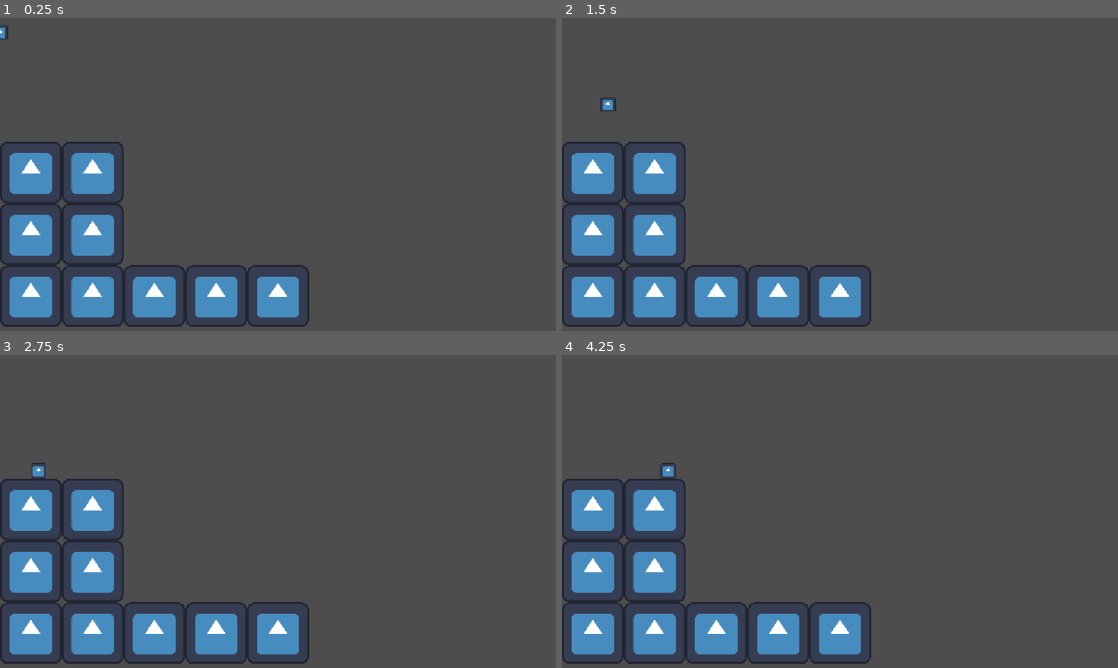
Above: before the commit, frames 1-4 (two rows, left to right).
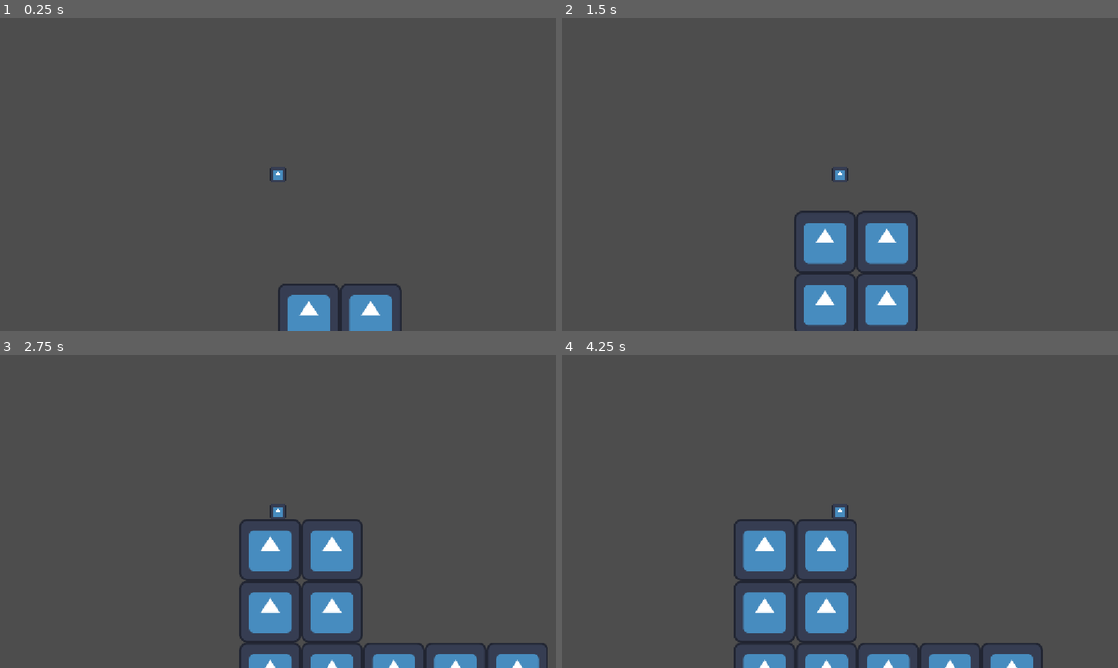
Above: after the commit, the same moments.

Repository: gavelhj/Daydream2025
Game: Godot game, scene res://World.tscn
Two runs of this game, one before a commit and one after it. Both use one fixed random seed, a clock stepped at 60 frames per second and the inputs below. The engine's default icon, where the game draws it, is replaced by a stand-in: a white triangle on a blue panel in a dark square.
Inputs:
- Up to frame 1 (0.25 s): no input
- Up to frame 2 (1.5 s): tap Enter (ui_accept) at 0.5, 0.77 s; hold Right (ui_right) from 0.53 s (still down)
- Up to frame 3 (2.75 s): tap Enter (ui_accept) at 1.52 s; release Right (ui_right) at 2.03 s; hold Left (ui_left) from 2.03 s (still down)
- Up to frame 4 (4.25 s): release Left (ui_left) at 2.78 s; hold Right (ui_right) from 2.78 s (still down); tap Enter (ui_accept) at 3.02, 3.77 s

The runs differ from the first frame. In frame 1, 13% of the frame differs, in the area x 0-73%, y 2-100%; in frame 2, 15%; in frame 3, 18%, in the area x 0-99%, y 34-100%; in frame 4, 17%.

Commit message:
update one bug fizes and preparation

Diff:
--- a/daydreamers/Inventory.tscn
+++ b/daydreamers/Inventory.tscn
@@ -1,9 +1,3 @@
 [gd_scene format=3 uid="uid://1gakrrngbltg"]
 
-[node name="Inventory" type="Control"]
-layout_mode = 3
-anchors_preset = 15
-anchor_right = 1.0
-anchor_bottom = 1.0
-grow_horizontal = 2
-grow_vertical = 2
+[node name="Inventory" type="CanvasLayer"]
--- a/daydreamers/Menu.tscn
+++ b/daydreamers/Menu.tscn
@@ -1,23 +1,17 @@
 [gd_scene format=3 uid="uid://xshtpqckuidd"]
 
-[node name="Control" type="Control"]
-layout_mode = 3
-anchors_preset = 15
-anchor_right = 1.0
-anchor_bottom = 1.0
-grow_horizontal = 2
-grow_vertical = 2
+[node name="Control" type="CanvasLayer"]
 
 [node name="Sound" type="Button" parent="."]
-layout_mode = 0
-offset_right = 162.0
-offset_bottom = 162.0
+offset_left = 1436.0
+offset_top = 437.0
+offset_right = 1598.0
+offset_bottom = 599.0
 text = "
 S"
 
 [node name="Music" type="Button" parent="."]
-layout_mode = 0
-offset_left = 160.0
-offset_top = -36.0
-offset_right = 403.0
-offset_bottom = 178.0
+offset_left = 1468.0
+offset_top = 109.0
+offset_right = 1711.0
+offset_bottom = 323.0
--- a/daydreamers/Player.tscn
+++ b/daydreamers/Player.tscn
@@ -20,3 +20,5 @@
 position = Vector2(0, -0.5)
 scale = Vector2(0.25, 0.25)
 shape = SubResource("RectangleShape2D_kne1u")
+
+[node name="Camera2D" type="Camera2D" parent="."]
--- a/daydreamers/Quota.tscn
+++ b/daydreamers/Quota.tscn
@@ -1,9 +1,3 @@
 [gd_scene format=3 uid="uid://davv6ke1mw3li"]
 
-[node name="Quota" type="Control"]
-layout_mode = 3
-anchors_preset = 15
-anchor_right = 1.0
-anchor_bottom = 1.0
-grow_horizontal = 2
-grow_vertical = 2
+[node name="Quota" type="CanvasLayer"]
--- a/daydreamers/global.gd
+++ b/daydreamers/global.gd
@@ -1,3 +1,6 @@
 extends Node
 
 var gravity = 900
+
+var sound = true
+var music = true
--- a/daydreamers/project.godot
+++ b/daydreamers/project.godot
@@ -18,6 +18,7 @@
 [autoload]
 
 Global="*res://global.gd"
+Scene="*res://scene.gd"
 
 [display]
 
--- /dev/null
+++ b/daydreamers/scene.gd
@@ -0,0 +1,7 @@
+extends Node
+
+func overlay(node): #overlays a control node over the screen
+	pass
+
+func changeTo(path):
+	get_tree().change_scene_to_file(path)
Not shown, added: daydreamers/scene.gd.uid
